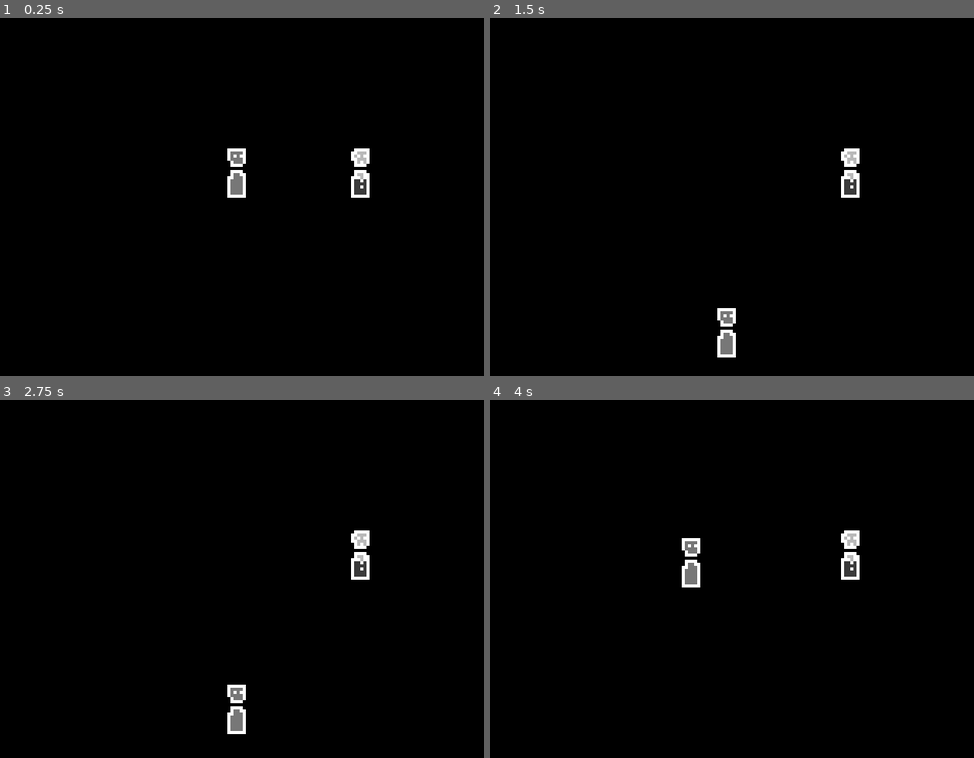
Above: before the commit, frames 1-4 (two rows, left to right).
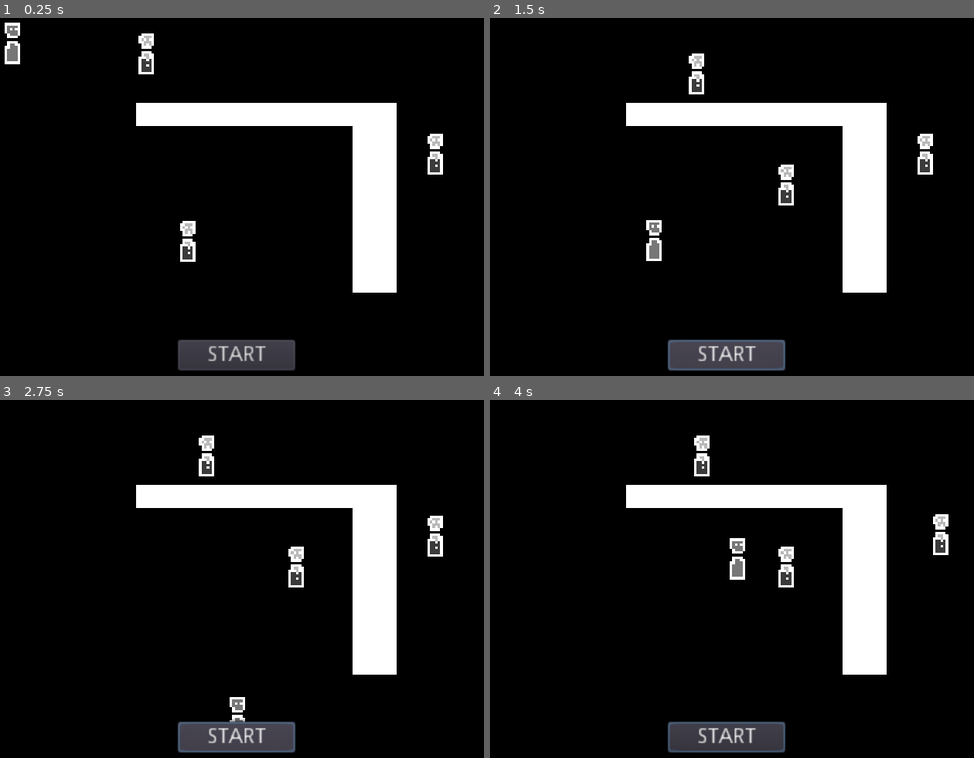
Above: after the commit, the same moments.

Repository: matvmm/the-bite-plan
Game: Godot game, scene res://scenes/main.tscn
The game is run twice, just before and just after one commit, with the same random seed, the same clock (stepped at 60 frames per second) and the same inputs.
Inputs (mouse positions are in pixels of both pictures, inside the frame that each line leads up to):
- Up to frame 1 (0.25 s): no input
- Up to frame 2 (1.5 s): click (727, 354) at 0.5 s, where only the run after the commit has a clickable "START"; click (727, 354) at 1.25 s, where only the run after the commit has a clickable "START"
- Up to frame 3 (2.75 s): click (237, 736) at 2 s, where only the run after the commit has a clickable "START"
- Up to frame 4 (4 s): tap Enter at 2.75 s; move the mouse to (833, 561) at 2.77 s; hold Space (SET_POINT) 2.78-3.53 s; move the mouse to (625, 596) at 3.52 s; tap Space (SET_POINT) at 3.6 s

The runs differ from the first frame. In frame 1, 11% of the frame differs, in the area x 0-92%, y 1-99%; in frame 2, 11%; in frame 3, 11%; in frame 4, 11%, in the area x 28-95%, y 9-99%.

Commit message:
added human module reactionArea

Diff:
--- a/project.godot
+++ b/project.godot
@@ -20,6 +20,10 @@
 window/size/height=240
 window/stretch/mode="2d"
 window/stretch/aspect="expand"
+
+[global]
+
+layer=false
 
 [gui]
 
@@ -59,6 +63,13 @@
  ]
 }
 
+[layer_names]
+
+2d_physics/layer_1="environment"
+2d_physics/layer_2="usable"
+2d_physics/layer_3="zombies"
+2d_physics/layer_4="humans"
+
 [physics]
 
 common/enable_pause_aware_picking=true
--- a/scenes/humans/base_human.tscn
+++ b/scenes/humans/base_human.tscn
@@ -7,6 +7,7 @@
 radius = 3.0
 
 [node name="base_human" type="KinematicBody2D"]
+collision_layer = 8
 script = ExtResource( 2 )
 
 [node name="Sprite" type="Sprite" parent="."]
--- /dev/null
+++ b/scenes/humans/modules/reactionArea.tscn
@@ -0,0 +1,19 @@
+[gd_scene load_steps=3 format=2]
+
+[ext_resource path="res://scripts/humans/modules/reactionArea.gd" type="Script" id=1]
+
+[sub_resource type="CircleShape2D" id=2]
+radius = 48.0
+
+[node name="reactionArea" type="Node2D"]
+script = ExtResource( 1 )
+targetPositionVisualPath = NodePath("targetPositionVisual")
+
+[node name="Area2D" type="Area2D" parent="."]
+collision_layer = 8
+collision_mask = 4
+
+[node name="CollisionShape2D" type="CollisionShape2D" parent="Area2D"]
+shape = SubResource( 2 )
+
+[node name="targetPositionVisual" type="Node2D" parent="."]
--- a/scenes/main.tscn
+++ b/scenes/main.tscn
@@ -1,7 +1,8 @@
-[gd_scene load_steps=5 format=2]
+[gd_scene load_steps=8 format=2]
 
 [ext_resource path="res://scenes/zombies/base_zombie.tscn" type="PackedScene" id=1]
 [ext_resource path="res://scenes/humans/base_human.tscn" type="PackedScene" id=2]
+[ext_resource path="res://scenes/humans/modules/reactionArea.tscn" type="PackedScene" id=3]
 
 [sub_resource type="RectangleShape2D" id=2]
 extents = Vector2( 8.5, 37 )
@@ -9,14 +10,17 @@
 [sub_resource type="RectangleShape2D" id=3]
 extents = Vector2( 42, 4.5 )
 
+[sub_resource type="Gradient" id=4]
+offsets = PoolRealArray( 1 )
+colors = PoolColorArray( 1, 1, 1, 1 )
+
+[sub_resource type="GradientTexture2D" id=5]
+gradient = SubResource( 4 )
+
 [node name="main" type="Node2D"]
 
-[node name="base_zombie" parent="." instance=ExtResource( 1 )]
-
-[node name="base_human" parent="." instance=ExtResource( 2 )]
-position = Vector2( 40, 0 )
-
 [node name="testCollider" type="StaticBody2D" parent="."]
+collision_mask = 0
 
 [node name="CollisionShape2D" type="CollisionShape2D" parent="testCollider"]
 position = Vector2( 53.5, 0 )
@@ -26,8 +30,65 @@
 position = Vector2( 3, -32.5 )
 shape = SubResource( 3 )
 
+[node name="Sprite" type="Sprite" parent="testCollider"]
+position = Vector2( 3, -32.5 )
+scale = Vector2( 1.3125, 0.140625 )
+texture = SubResource( 5 )
+
+[node name="Sprite2" type="Sprite" parent="testCollider"]
+position = Vector2( 53.5, 2.77162e-06 )
+scale = Vector2( 0.265625, 1.15625 )
+texture = SubResource( 5 )
+
 [node name="Camera2D" type="Camera2D" parent="."]
 current = true
-zoom = Vector2( 0.5, 0.5 )
+zoom = Vector2( 0.6, 0.6 )
 
 [node name="CanvasModulate" type="CanvasModulate" parent="."]
+
+[node name="YSort" type="YSort" parent="."]
+
+[node name="base_zombie" parent="YSort" instance=ExtResource( 1 )]
+position = Vector2( -87, -52 )
+
+[node name="base_human" parent="YSort" instance=ExtResource( 2 )]
+position = Vector2( 77, -9 )
+speed = 10.0
+
+[node name="reactionArea" parent="YSort/base_human" instance=ExtResource( 3 )]
+
+[node name="targetPositionVisual" parent="YSort/base_human/reactionArea" index="1"]
+position = Vector2( 40, -4 )
+
+[node name="base_human2" parent="YSort" instance=ExtResource( 2 )]
+position = Vector2( -19, 25 )
+
+[node name="reactionArea" parent="YSort/base_human2" instance=ExtResource( 3 )]
+
+[node name="targetPositionVisual" parent="YSort/base_human2/reactionArea" index="1"]
+position = Vector2( 42, -22 )
+
+[node name="base_human3" parent="YSort" instance=ExtResource( 2 )]
+position = Vector2( -35, -48 )
+
+[node name="reactionArea" parent="YSort/base_human3" instance=ExtResource( 3 )]
+
+[node name="targetPositionVisual" parent="YSort/base_human3/reactionArea" index="1"]
+position = Vector2( 67, 40 )
+
+[node name="CanvasLayer" type="CanvasLayer" parent="."]
+
+[node name="Button" type="Button" parent="CanvasLayer"]
+anchor_left = 0.5
+anchor_top = 1.0
+anchor_right = 0.5
+anchor_bottom = 1.0
+margin_left = -38.0
+margin_top = -28.0
+margin_right = 38.0
+margin_bottom = -8.0
+text = "START"
+
+[editable path="YSort/base_human/reactionArea"]
+[editable path="YSort/base_human2/reactionArea"]
+[editable path="YSort/base_human3/reactionArea"]
--- a/scenes/zombies/base_zombie.tscn
+++ b/scenes/zombies/base_zombie.tscn
@@ -7,6 +7,7 @@
 radius = 3.0
 
 [node name="base_zombie" type="KinematicBody2D"]
+collision_layer = 4
 script = ExtResource( 2 )
 
 [node name="Sprite" type="Sprite" parent="."]
--- a/scripts/humans/base_human.gd
+++ b/scripts/humans/base_human.gd
@@ -1,16 +1,26 @@
 extends KinematicBody2D
 
-
-# Declare member variables here. Examples:
-# var a = 2
-# var b = "text"
+export(float) var speed = 150.0
+var target_position: Vector2 = Vector2.ZERO
+var has_target: bool = false
 
 
-# Called when the node enters the scene tree for the first time.
 func _ready():
-	pass # Replace with function body.
+	add_to_group("human")
 
+func _process(delta):
+	if has_target:
+		var dir: Vector2 = (target_position - global_position).normalized()
+		var vel: Vector2 = dir * speed
 
-# Called every frame. 'delta' is the elapsed time since the previous frame.
-#func _process(delta):
-#	pass
+		vel = move_and_slide(vel)
+
+		if is_on_wall():
+			has_target = false
+
+		if position.distance_to(target_position) < 2.0:
+			has_target = false
+
+func set_target(new_target: Vector2):
+	target_position = new_target
+	has_target = true
--- /dev/null
+++ b/scripts/humans/modules/reactionArea.gd
@@ -0,0 +1,24 @@
+# -- reactionArea.gd -- #
+# |- Area2D
+# |- |- CollisionShape2D
+# |- Node2D (visual target position) (optional)
+extends Node2D
+
+export(String) var reactTo = "zombie"
+export(Vector2) var reactTargetPosition = Vector2.ZERO
+export(NodePath) var targetPositionVisualPath
+
+onready var area = $Area2D
+onready var collision_shape = $Area2D/CollisionShape2D
+onready var host: Node2D = $".."
+onready var targetPositionVisual: Node2D = get_node_or_null(targetPositionVisualPath)
+
+
+func _ready():
+	if targetPositionVisual: reactTargetPosition = targetPositionVisual.global_position
+
+	area.connect("body_entered", self, "_on_body_entered")
+
+func _on_body_entered(body: Node2D):
+	if body.is_in_group(reactTo) && host != body:
+		if host.has_method("set_target"): host.set_target(reactTargetPosition)
--- a/scripts/zombies/base_zombie.gd
+++ b/scripts/zombies/base_zombie.gd
@@ -5,6 +5,9 @@
 var target_position: Vector2 = Vector2.ZERO
 var has_target: bool = false
 
+
+func _ready():
+	add_to_group("zombie")
 
 func _physics_process(delta):
 	if has_target:
@@ -15,19 +18,16 @@
 
 		if is_on_wall():
 			has_target = false
-			print("wall!")
 
 		# position = position.move_toward(target_position, speed * delta)
 
 		if position.distance_to(target_position) < 2.0:
 			has_target = false
-			print("here!")
-
-
 
 func _input(event):
 	if Input.is_action_pressed("SET_POINT"):
-		if !has_target: set_target(get_global_mouse_position())
+		if !has_target:
+			set_target(get_global_mouse_position())
 
 func set_target(new_target: Vector2):
 	target_position = new_target
Binary file added: sprites/other/plan_point1.png
Not shown, added: sprites/other/plan_point1.png.import
